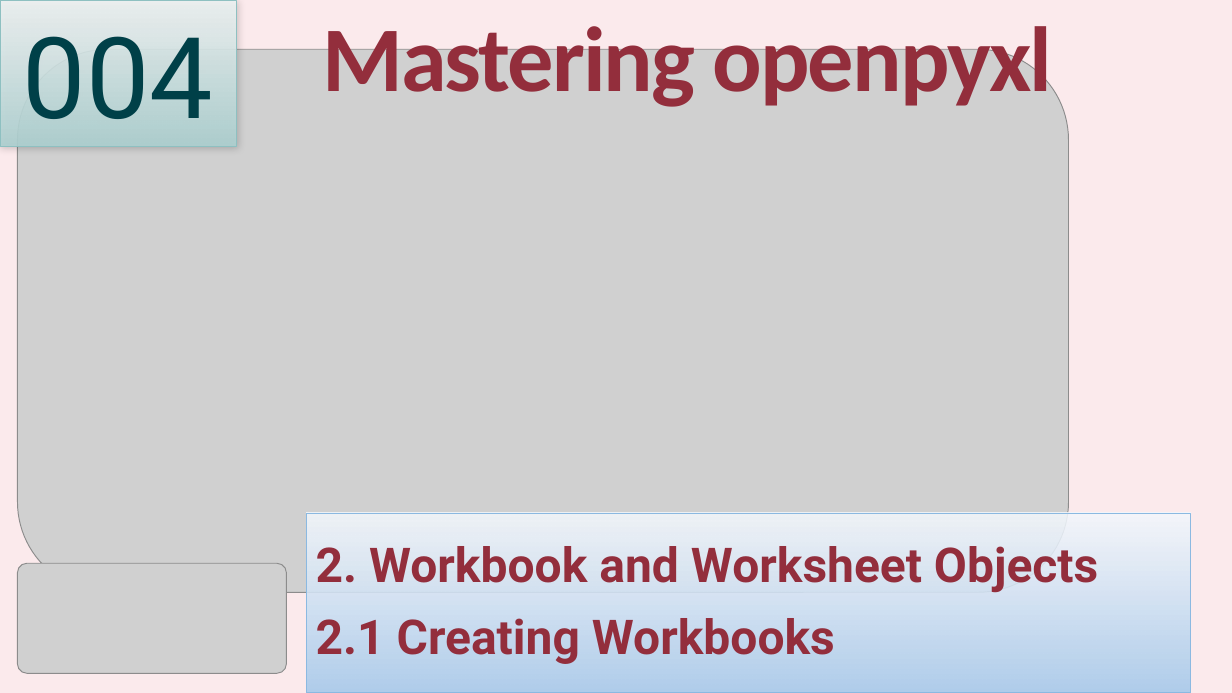
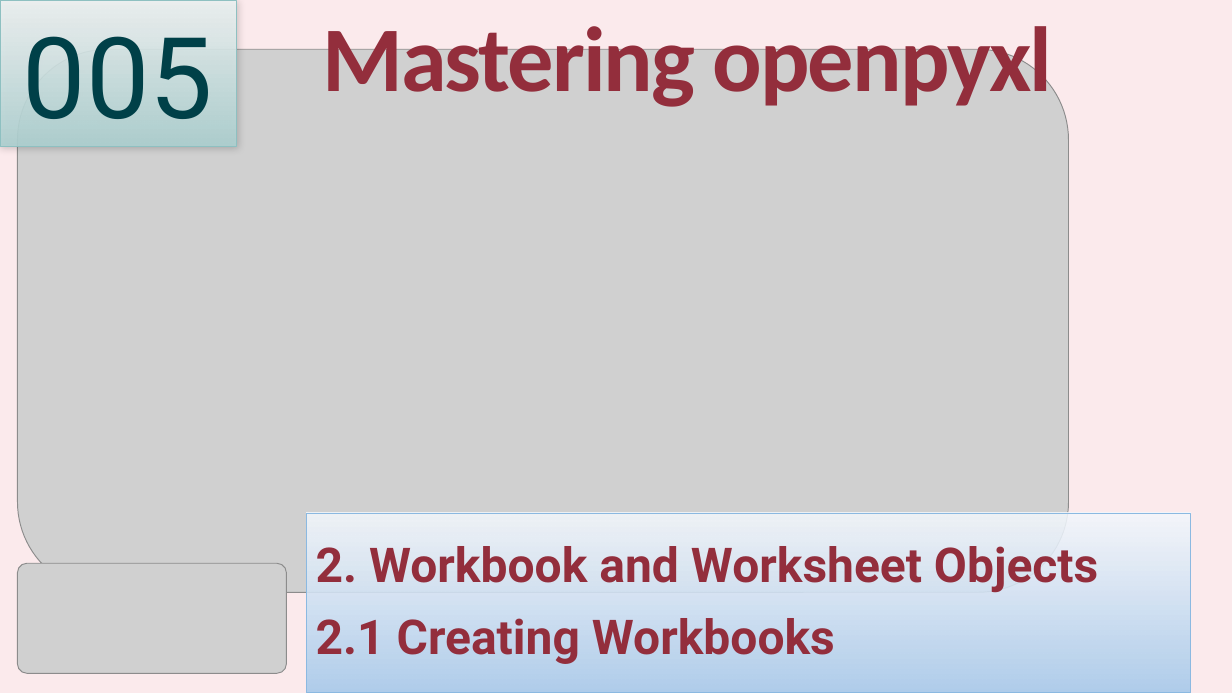
Before and after one commit to yasenstar/python, a slide deck: slide 5 of openpyxl/Mastering_Python’s_openpyxl.pptx (slide 4 before the commit). Drawn at 1232x693 pixels with LibreOffice and Linux fonts; fonts in the diff are those of the drawing; grey boxes stand for pictures; background and template pictures are left out. Boxes give left, top, right and bottom in pixels: in the first picture for what was removed or moved away, otherwise in the second. Text is boxed around its words. In the diff, an @@ line names an element or a change of style, - is before the commit and + after.

```diff
--- a/openpyxl/Mastering_Python’s_openpyxl.pptx
+++ b/openpyxl/Mastering_Python’s_openpyxl.pptx
@@ text in rectangle at box(23, 36, 213, 119): text changed @@
-004
+005
```
Also in this commit, not shown: 1 other slide changed, 1 slide added, 8 other files.
